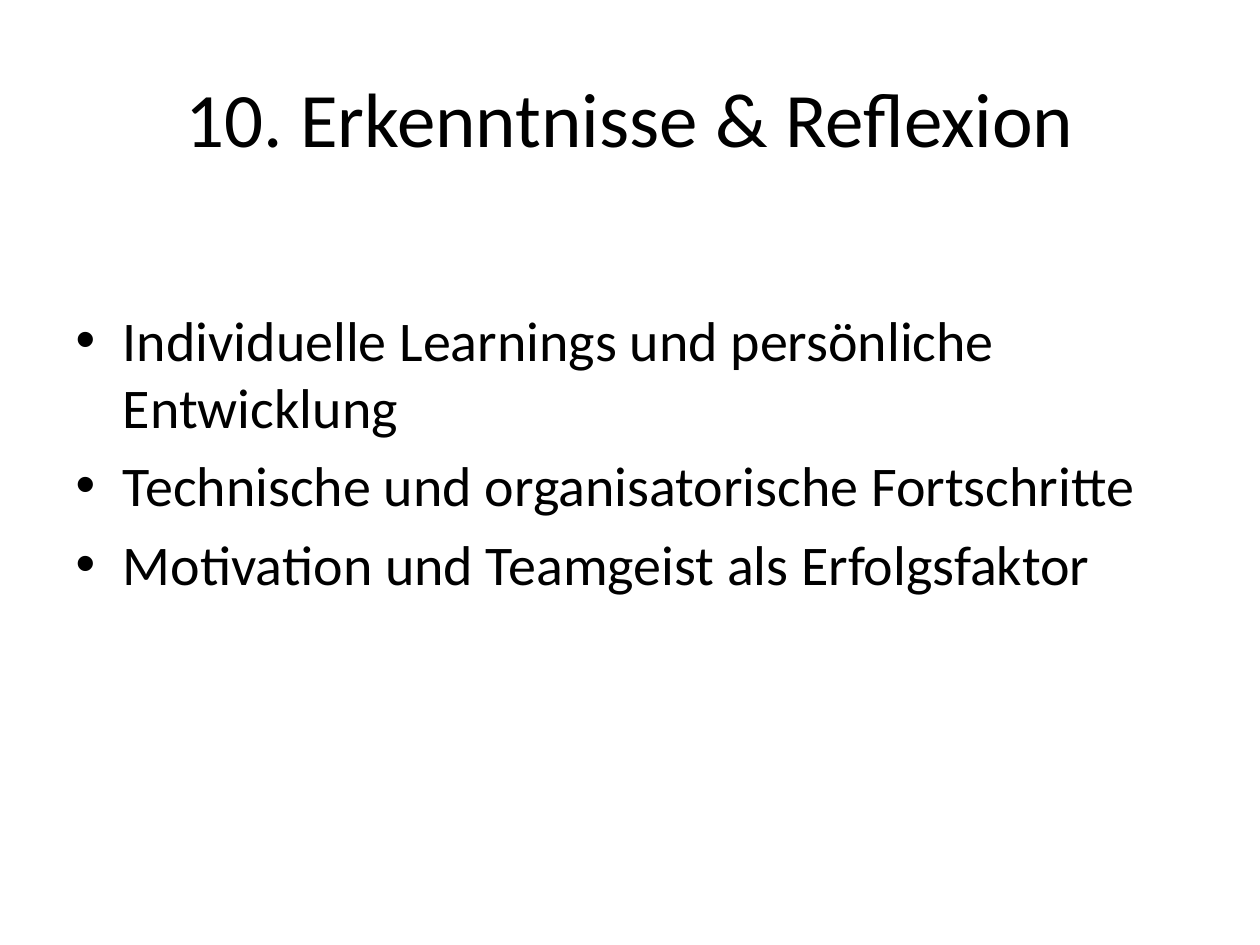
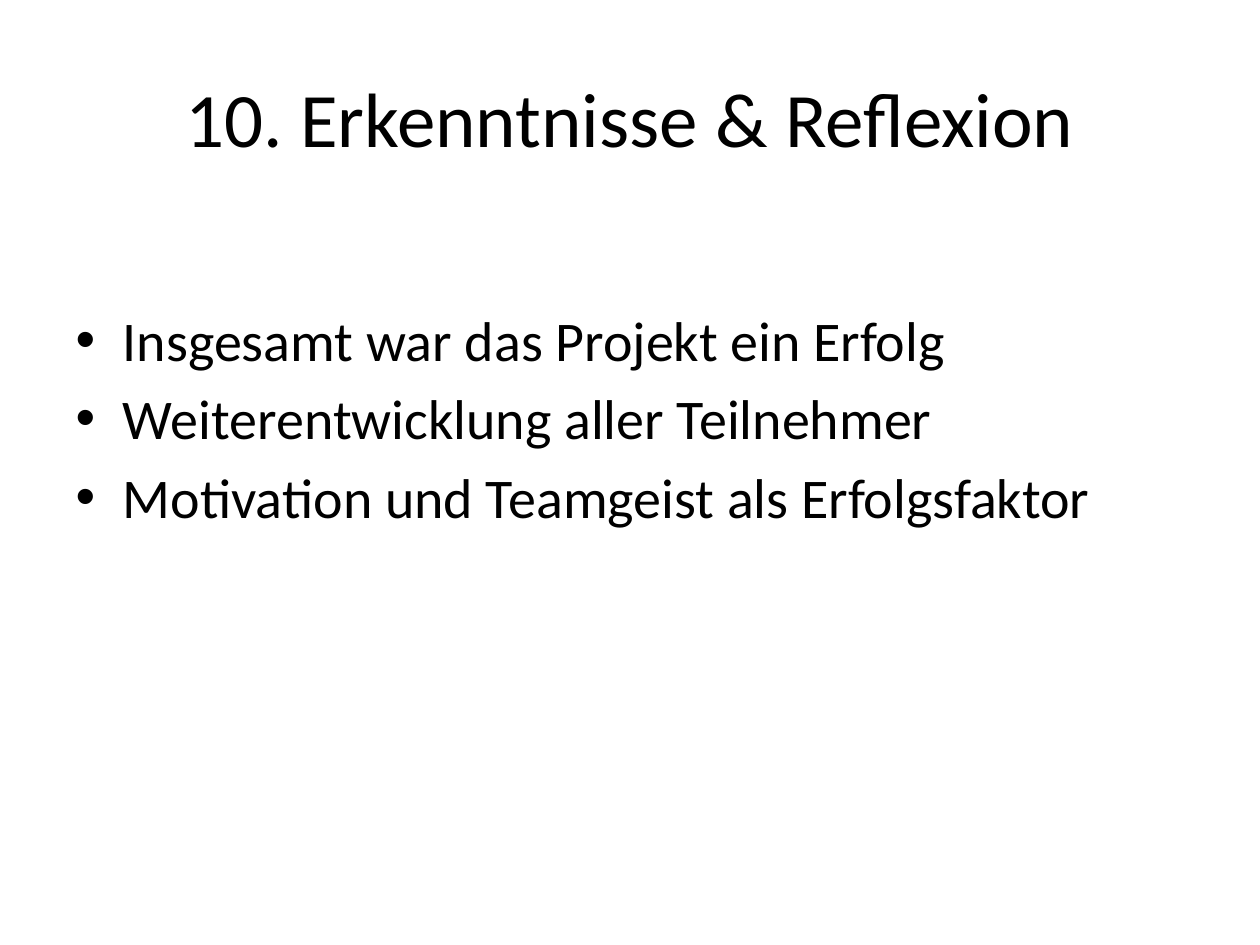
Before and after one commit to Beatlex/KaffeeContainer, a slide deck: slide 15 of Projektpräsentation/Powerpoint/Projektpraesentation_OffGrid_Containersystem_Gliederung.pptx (slide 11 before the commit). Drawn at 1260x945 pixels with LibreOffice and Linux fonts; fonts in the diff are those of the drawing. Boxes give left, top, right and bottom in pixels: in the first picture for what was removed or moved away, otherwise in the second. Text is boxed around its words. In the diff, an @@ line names an element or a change of style, - is before the commit and + after.

Commit message:
Präsentation

```diff
--- a/Projektpräsentation/Powerpoint/Projektpraesentation_OffGrid_Containersystem_Gliederung.pptx
+++ b/Projektpräsentation/Powerpoint/Projektpraesentation_OffGrid_Containersystem_Gliederung.pptx
@@ text at bbox=[123, 322, 944, 449]: text changed @@
-• Individuelle Learnings und persönliche Entwicklung
-• Technische und organisatorische Fortschritte
+• Insgesamt war das Projekt ein Erfolg
+• Weiterentwicklung aller Teilnehmer
```
Also in this commit, not shown: 2 other slides changed, 4 slides added, 1 other file.
